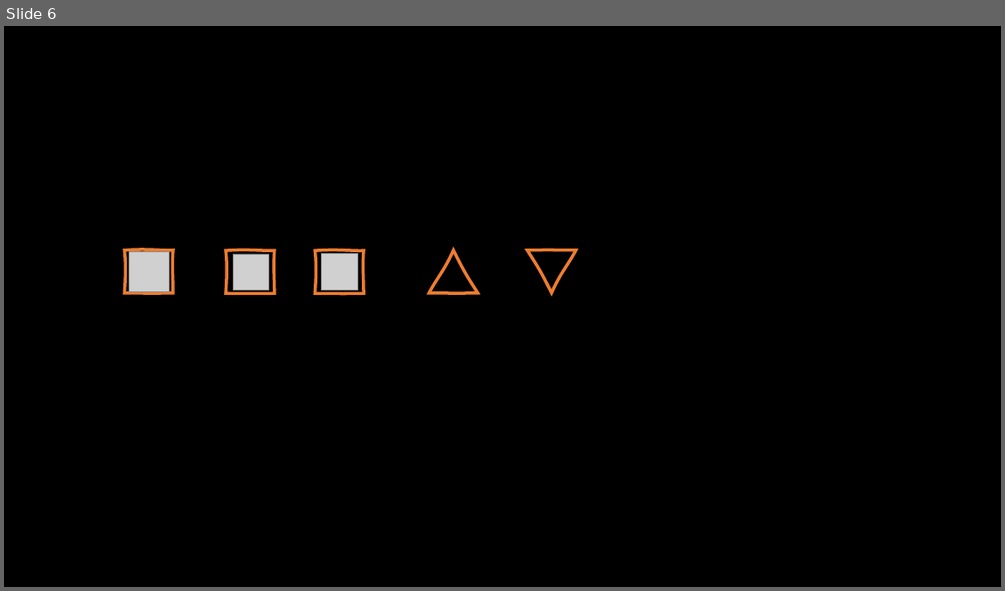
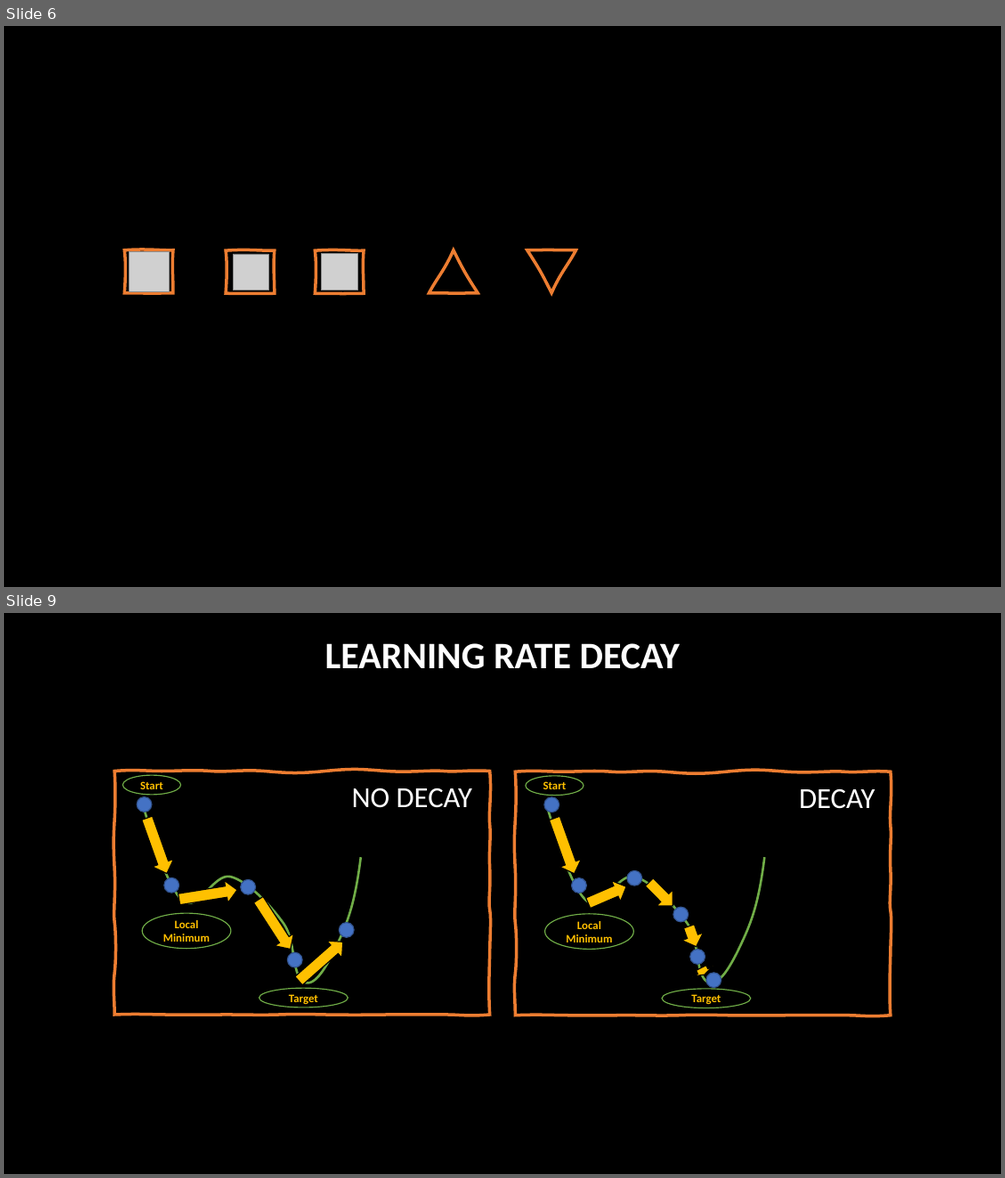
Before and after one commit to ftsvd/CNNPLay, a slide deck: img/vector_graphics.pptx. Shown one above the other, each under a label of ours: slide 6 before the commit, slides 6 and 9 after it; the slides between them are not shown. The pictures are 1005x591 and 1005x1178 pixels, drawn with LibreOffice and Linux fonts; fonts in the diff are those of the drawing; grey boxes stand for pictures. Boxes give left, top, right and bottom in pixels: in the first picture for what was removed or moved away, otherwise in the second. Text is boxed around its words. In the diff, an @@ line names an element or a change of style, - is before the commit and + after.

```diff
--- a/img/vector_graphics.pptx
+++ b/img/vector_graphics.pptx
@@ slide 9 added at (4,613,1001,1174), background #000000 @@
@@ text added at (325,643,680,669), 36 pt, text #FFFFFF, bold @@
+LEARNING RATE DECAY
@@ freeform shape added at (114,771,490,1014), outline #ED7D31 3 pt @@
@@ freeform shape added at (516,771,890,1015), outline #ED7D31 3 pt @@
@@ ellipse added at (123,775,181,795), fill #000000, outline #70AD47 1 pt, 11 pt, text #FFC000, bold @@
+Start
@@ ellipse added at (138,797,152,811), fill #4472C4, outline #325491 1 pt @@
@@ text added at (352,787,472,808), 28 pt, text #FFFFFF @@
+NO DECAY
@@ ellipse added at (526,776,583,795), fill #000000, outline #70AD47 1 pt, 11 pt, text #FFC000, bold @@
+Start
@@ ellipse added at (544,797,559,811), fill #4472C4, outline #325491 1 pt @@
@@ text added at (799,788,874,809), 28 pt, text #FFFFFF @@
+DECAY
@@ right arrow added at (137,814,178,877), fill #FFC000, outline #000000 1 pt @@
@@ freeform shape added at (142,804,361,983), outline #70AD47 2.25 pt @@
@@ right arrow added at (544,814,585,877), fill #FFC000, outline #000000 1 pt @@
@@ freeform shape added at (546,804,764,983), outline #70AD47 2.25 pt @@
@@ ellipse added at (164,877,179,892), fill #4472C4, outline #325491 1 pt @@
@@ right arrow added at (178,878,240,910), fill #FFC000, outline #000000 1 pt @@
@@ ellipse added at (241,879,255,894), fill #4472C4, outline #325491 1 pt @@
@@ ellipse added at (572,877,587,892), fill #4472C4, outline #325491 1 pt @@
@@ right arrow added at (583,876,631,914), fill #FFC000, outline #000000 1 pt @@
@@ ellipse added at (627,871,642,886), fill #4472C4, outline #325491 1 pt @@
@@ right arrow added at (641,875,680,914), fill #FFC000, outline #000000 1 pt @@
@@ right arrow added at (249,893,299,955), fill #FFC000, outline #000000 1 pt @@
@@ ellipse added at (142,913,231,948), fill #000000, outline #70AD47 1 pt, 11 pt, text #FFC000, bold @@
+Local Minimum
@@ ellipse added at (339,923,354,938), fill #4472C4, outline #325491 1 pt @@
@@ ellipse added at (544,914,633,949), fill #000000, outline #70AD47 1 pt, 11 pt, text #FFC000, bold @@
+Local Minimum
@@ ellipse added at (673,907,688,922), fill #4472C4, outline #325491 1 pt @@
@@ right arrow added at (678,922,706,950), fill #FFC000, outline #000000 1 pt @@
@@ ellipse added at (287,952,302,967), fill #4472C4, outline #325491 1 pt @@
@@ right arrow added at (291,933,350,989), fill #FFC000, outline #000000 1 pt @@
@@ ellipse added at (690,949,705,964), fill #4472C4, outline #325491 1 pt @@
@@ right arrow added at (691,963,715,980), fill #FFC000, outline #000000 1 pt @@
@@ ellipse added at (706,973,721,988), fill #4472C4, outline #325491 1 pt @@
@@ ellipse added at (259,988,348,1007), fill #000000, outline #70AD47 1 pt, 11 pt, text #FFC000, bold @@
+Target
@@ ellipse added at (662,989,751,1008), fill #000000, outline #70AD47 1 pt, 11 pt, text #FFC000, bold @@
+Target
```
Also in this commit, not shown: 3 other slides added, 8 other files.
